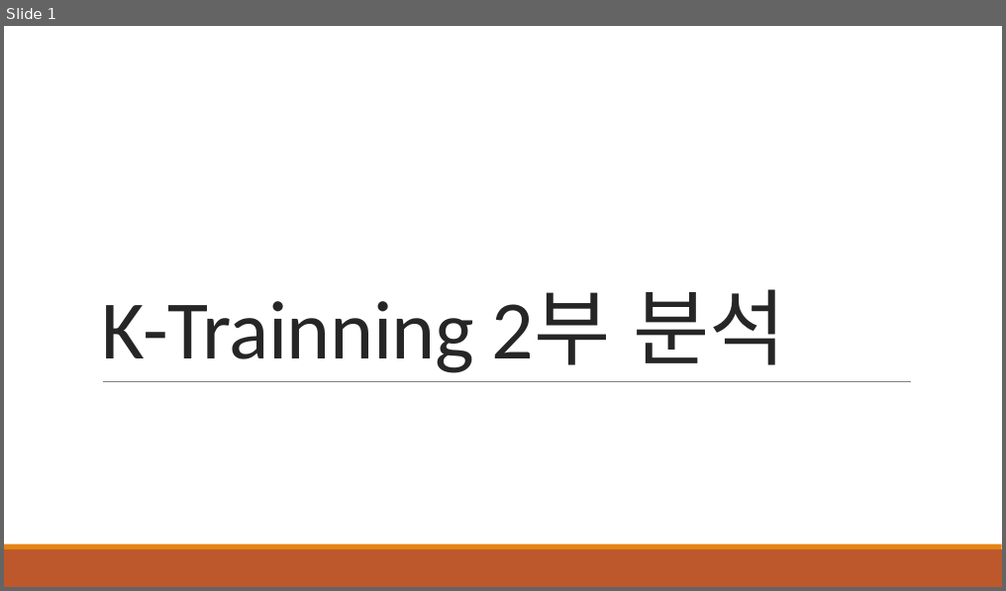
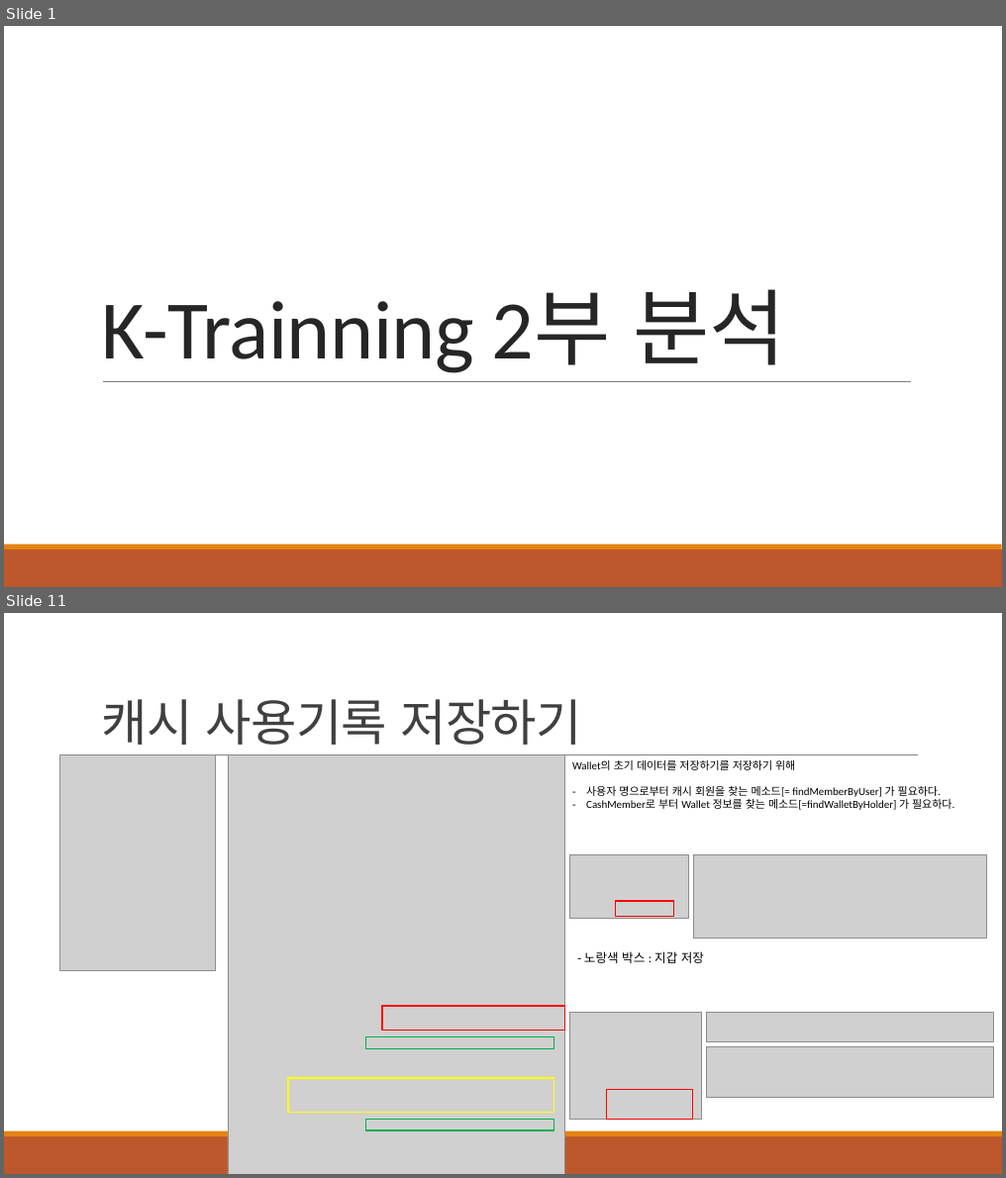
Before and after one commit to khb3025/K-trainning-review, a slide deck: ppt/K-Trainning 2부 분석.pptx. Shown one above the other, each under a label of ours: slide 1 before the commit, slides 1 and 11 after it; the slides between them are not shown. The pictures are 1006x591 and 1006x1178 pixels, drawn with LibreOffice and Linux fonts; fonts in the diff are those of the drawing; grey boxes stand for pictures. Boxes give left, top, right and bottom in pixels: in the first picture for what was removed or moved away, otherwise in the second. Text is boxed around its words. In the diff, an @@ line names an element or a change of style, - is before the commit and + after.

```diff
--- a/ppt/K-Trainning 2부 분석.pptx
+++ b/ppt/K-Trainning 2부 분석.pptx
@@ slide 11 added at (x1=4, y1=613, x2=1002, y2=1174), background #FFFFFF; not listed: 2 template elements that a slide beside it also shows @@
@@ title added at (x1=101, y1=699, x2=582, y2=745), 48 pt, text #404040 @@
+캐시 사용기록 저장하기
@@ picture added at (x1=59, y1=756, x2=215, y2=970) @@
@@ line added from (102, 756) to (918, 756), #808080 0.5 pt @@
@@ text added at (x1=572, y1=761, x2=954, y2=810), 10.5 pt, text #000000 @@
+Wallet의 초기 데이터를 저장하기를 저장하기 위해
+– 사용자 명으로부터 캐시 회원을 찾는 메소드[= findMemberByUser] 가 필요하다.
+– CashMember로 부터 Wallet 정보를 찾는 메소드[=findWalletByHolder] 가 필요하다.
@@ picture added at (x1=570, y1=856, x2=688, y2=919) @@
@@ picture added at (x1=694, y1=856, x2=987, y2=938) @@
@@ rectangle added at (x1=616, y1=901, x2=674, y2=917), outline #FF0000 1.25 pt @@
@@ text added at (x1=584, y1=952, x2=704, y2=963), 12 pt, text #000000 @@
+- 노랑색 박스 : 지갑 저장
@@ group added at (x1=570, y1=1013, x2=994, y2=1120): 3 pictures, 1 rectangle @@
@@ rectangle added at (x1=288, y1=1078, x2=554, y2=1113), outline #FFFF00 1.25 pt @@
@@ group added at (x1=228, y1=756, x2=565, y2=1174): 3 rectangles, 1 picture @@
```
Also in this commit, not shown: 46 other slides added, 2 slides removed, 2 other files.
